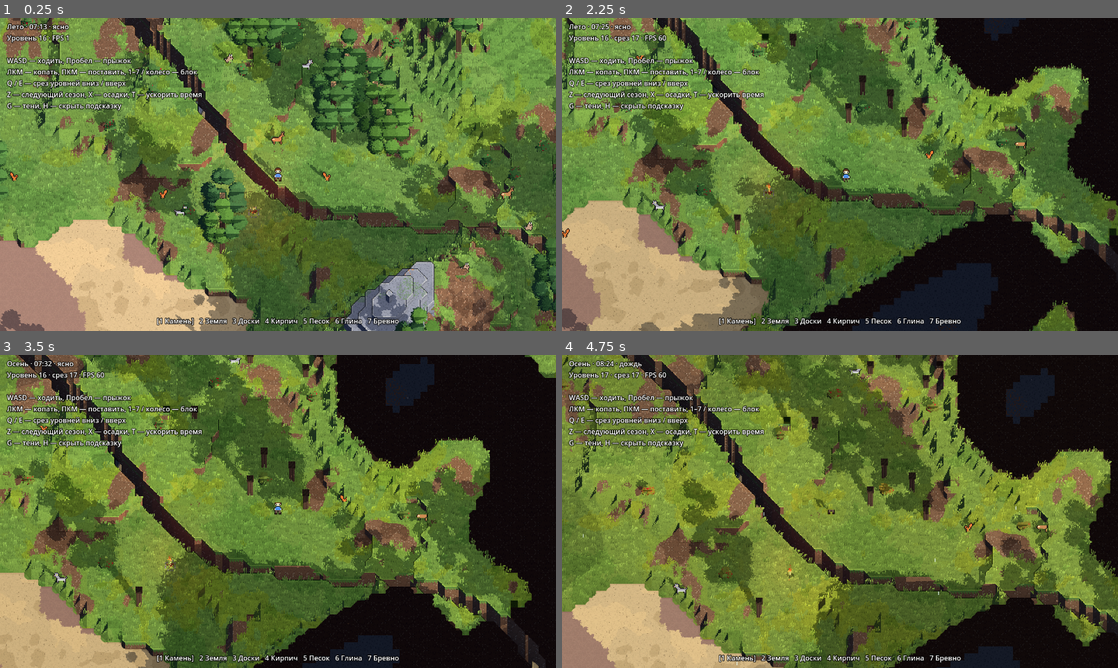
Above: before the commit, frames 1-4 (two rows, left to right).
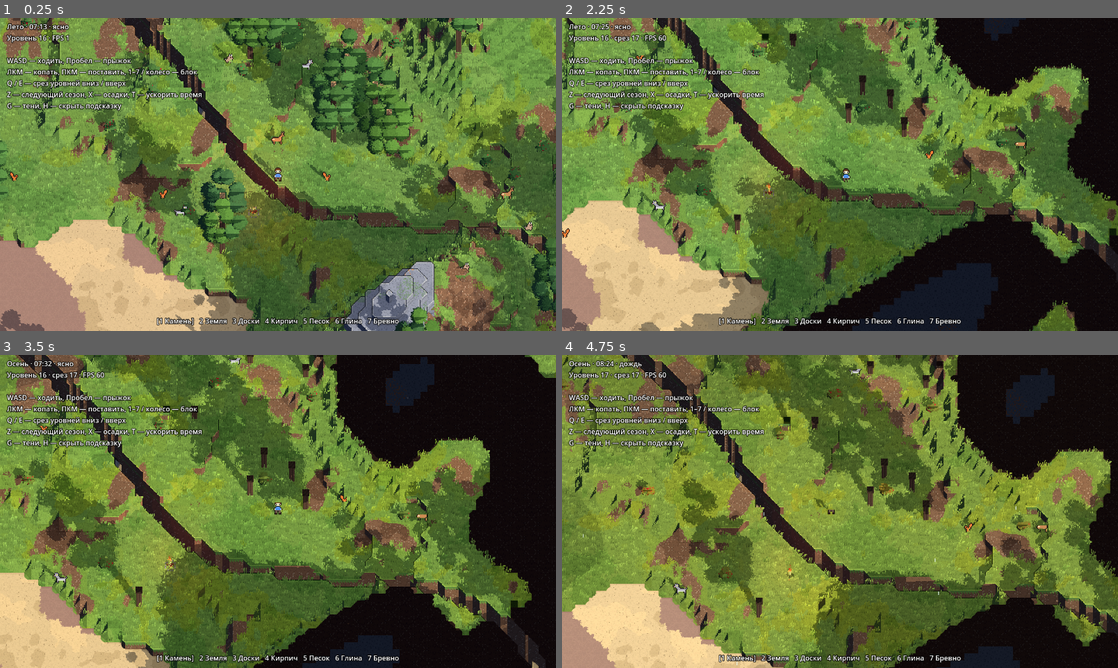
Above: after the commit, the same moments.

Repository: randomboygh/survivium
Game: Godot game, scene res://scenes/main.tscn
Same seed, same stepped clock (60 frames per second), same inputs: the game is played once before the commit and once after it.
Inputs (mouse positions are in pixels of both pictures, inside the frame that each line leads up to):
- Up to frame 1 (0.25 s): no input
- Up to frame 2 (2.25 s): tap Enter at 0.5 s; move the mouse to (962, 158) at 0.52 s; hold D 0.53-1.28 s; tap 1 at 0.6 s; click (962, 158) at 0.67 s; tap Space at 0.77, 1.52 s; move the mouse to (728, 190) at 1.27 s; hold S 1.28-2.03 s; tap Q at 1.35 s; move the mouse to (895, 105) at 2.02 s; hold D from 2.03 s (still down); tap E at 2.1 s
- Up to frame 3 (3.5 s): move the mouse to (250, 574) at 2.77 s; release D at 2.78 s; hold W from 2.78 s (still down); tap Z at 2.85 s; click (250, 574) at 2.92 s; tap Space at 3.02 s
- Up to frame 4 (4.75 s): move the mouse to (1006, 558) at 3.52 s; release W at 3.53 s; hold A from 3.53 s (still down); tap X at 3.6 s; tap Space at 3.77, 4.52 s; move the mouse to (673, 464) at 4.27 s; tap T at 4.35 s

The runs differ from the first frame. In frame 1, less than 0.1% of the frame differs, in the area x 35-37%, y 26-31%; in frame 2, 7.3%, in the area x 0-32%, y 20-100%; in frame 3, 4.1%; in frame 4, 4.6%.

Commit message:
Show levels above the cut as a ghost and fade levels below
Under a roof or in a cave, what lies above the cut no longer vanishes: an
ordered 4x4 dither keeps every other texel for the four levels over the
cut, every fourth for the next four, every eighth for four more, dimmed
toward the haze, with a clear window around the player. A cave shows how
much lies above it, a room the trees around it. A cut moved by hand still
hides everything above it.

Levels below the ground the player last stood on fade one step per level
into the background outdoors and into darkness under a roof, replacing
the darkening below the cut.

tools/shot.gd gains "underground" (the deepest cave floor nearby) and
"hut" (a plank hut among trees) shots.

Co-Authored-By: Claude Opus 5.5 (1M context) <noreply@anthropic.com>
Claude-Session: https://claude.ai/code/session_017NoGdH6jXBAHVoVYhog4v3

Diff:
--- a/project.godot
+++ b/project.godot
@@ -66,6 +66,18 @@
 "type": "vec3",
 "value": Vector3(0, 0, 0)
 }
+cut_ghost={
+"type": "float",
+"value": 1.0
+}
+view_height={
+"type": "float",
+"value": 0.0
+}
+depth_haze={
+"type": "vec3",
+"value": Vector3(0, 0, 0)
+}
 leaf_amount={
 "type": "float",
 "value": 1.0
--- a/shaders/grass.gdshader
+++ b/shaders/grass.gdshader
@@ -39,6 +39,7 @@
 void fragment() {
 	vec2 cell = vec2(float(int(custom.x + 0.5)) * 8.0, 0.0);
 	vec4 m = texture(tuft_texture, (cell + UV * 8.0) / vec2(32.0, 8.0));
+	// Tufts are too small to show above the cut.
 	if (m.a < 0.5 || root.y > cut_height + 0.01 || snow_here > 0.85) {
 		discard;
 	}
@@ -52,7 +53,9 @@
 	vec3 ground = texture(terrain_atlas, (origin + vec2(t) + 0.5) / (8.0 * TEXELS)).rgb;
 	vec3 col = ground * grass_tint * grass_variation(root.xz) * mix(0.8, 1.18, m.r) * custom.y;
 	col *= 1.0 - 0.3 * wetness * (1.0 - 0.7 * warm_spot(root, custom.z));
-	ALBEDO = col * cut_shade(root.y);
+	float fade = depth_fade(root.y);
+	ALBEDO = col * (1.0 - fade);
+	EMISSION = depth_haze * fade;
 	ROUGHNESS = 1.0;
 	SPECULAR = 0.0;
 	clouds = cloud_light(root);
--- a/shaders/leaves.gdshader
+++ b/shaders/leaves.gdshader
@@ -29,10 +29,10 @@
 void fragment() {
 	float variant = mod(floor(custom.w * 4.0), 4.0);
 	vec4 m = texture(clump_texture, vec2((variant + UV.x) / 4.0, UV.y));
-	if (m.a < 0.5 || center.y > cut_height + 0.01) {
+	vec2 texel = floor(vec2(center.x, center.z - center.y) * TEXELS + UV * clump_size * TEXELS);
+	if (m.a < 0.5 || cut_dither(center.y, texel)) {
 		discard;
 	}
-	vec2 texel = floor(vec2(center.x, center.z - center.y) * TEXELS + UV * clump_size * TEXELS);
 	// Leaves fall clump by clump (the same cells as their shadow discs), and the
 	// remaining clumps thin out a little.
 	if (hash13(floor(center)) > leaf_amount || hash12(texel + custom.w * 31.0) > 0.6 + 0.4 * leaf_amount) {
@@ -66,7 +66,9 @@
 		col = vec3(0.9, 0.93, 1.0);
 	}
 	col *= 1.0 - 0.25 * wetness;
-	ALBEDO = col * cut_shade(center.y);
+	float fade = depth_fade(center.y);
+	ALBEDO = col * (1.0 - fade);
+	EMISSION = depth_haze * fade;
 	NORMAL = normalize((VIEW_MATRIX * vec4(n, 0.0)).xyz);
 	ROUGHNESS = 1.0;
 	SPECULAR = 0.0;
--- a/shaders/sprite.gdshader
+++ b/shaders/sprite.gdshader
@@ -18,10 +18,12 @@
 
 void fragment() {
 	vec4 c = texture(sprite_texture, UV);
-	if (c.a < 0.5 || world_pos.y > cut_height + 0.01) {
+	if (c.a < 0.5 || above_cut(world_pos)) {
 		discard;
 	}
-	ALBEDO = c.rgb * cut_shade(world_pos.y);
+	float fade = depth_fade(world_pos.y);
+	ALBEDO = c.rgb * (1.0 - fade);
+	EMISSION = depth_haze * fade;
 	// Lit as if facing up and toward the viewer, on both sides (mirrored sprites
 	// show their back face).
 	NORMAL = normalize((VIEW_MATRIX * vec4(0.0, 1.0, 0.6, 0.0)).xyz);
--- a/shaders/water.gdshader
+++ b/shaders/water.gdshader
@@ -27,7 +27,7 @@
 }
 
 void fragment() {
-	if (world_pos.y > cut_height + 0.01) {
+	if (above_cut(world_pos)) {
 		discard;
 	}
 	vec2 tex = floor(world_pos.xz * TEXELS);
@@ -95,7 +95,9 @@
 		}
 	}
 	col = mix(col, vec3(0.74, 0.85, 0.92) + 0.06 * hash12(tex), ice_amount);
-	ALBEDO = col * cut_shade(world_pos.y);
+	float fade = depth_fade(world_pos.y);
+	ALBEDO = col * (1.0 - fade);
+	EMISSION = depth_haze * fade;
 	ALPHA = mix(alpha, 1.0, ice_amount);
 	ROUGHNESS = 1.0;
 	SPECULAR = 0.0;
--- a/shaders/world.gdshader
+++ b/shaders/world.gdshader
@@ -90,7 +90,7 @@
 
 void fragment() {
 	// Cut levels still cast their shadows, so caves and rooms stay in the dark.
-	if (world_pos.y > cut_height + 0.01 && !IN_SHADOW_PASS) {
+	if (!IN_SHADOW_PASS && above_cut(world_pos)) {
 		discard;
 	}
 	int a = int(packed.x + 0.5);
@@ -207,8 +207,9 @@
 	}
 	float wet = wetness * (1.0 - snow) * (1.0 - 0.7 * warm);
 	col *= 1.0 - 0.3 * wet;
-	col *= cut_shade(world_pos.y);
-	ALBEDO = col;
+	float fade = depth_fade(world_pos.y);
+	ALBEDO = col * (1.0 - fade);
+	EMISSION = depth_haze * fade;
 	// Walls get less sky light than tops.
 	AO = ao * (top ? 1.0 : 0.8);
 	AO_LIGHT_AFFECT = 0.6;
--- a/src/client/creatures.gd
+++ b/src/client/creatures.gd
@@ -31,7 +31,6 @@
 var world
 var player: Node3D
 var daylight := 1.0
-var cut_height := 1000.0
 var creatures: Array[Creature] = []
 var rng := RandomNumberGenerator.new()
 ## kind -> [mesh, material]
@@ -82,7 +81,6 @@
 			_decide(c, spec)
 		_move(c, spec, delta)
 		c.sprite.position = PixelView.snap(c.pos)
-		c.sprite.visible = c.pos.y <= cut_height
 
 
 func _decide(c: Creature, spec: Dictionary) -> void:
--- a/src/client/main.gd
+++ b/src/client/main.gd
@@ -665,7 +665,7 @@
 func _apply_cut() -> void:
 	var h := 1000.0 if cut_level >= world.size_y else (cut_level + 1) * CELL
 	RenderingServer.global_shader_parameter_set("cut_height", h)
-	creatures.cut_height = h
+	RenderingServer.global_shader_parameter_set("cut_ghost", 1.0 if manual_level < 0 else 0.0)
 	cap_node.mesh = ChunkMesher.build_cap(world, cut_level) if cut_level < world.size_y - 1 else null
 
 
@@ -695,6 +695,10 @@
 	env.ambient_light_color = Color(0.55, 0.62, 0.78).lerp(Color(0.6, 0.5, 0.6), golden).lerp(Color(0.16, 0.2, 0.36), night)
 	env.ambient_light_energy = lerpf(0.45, 0.9, night)
 	env.background_color = Color(0.2, 0.32, 0.38).lerp(Color(0.04, 0.06, 0.12), night)
+	# Levels far below the player fade into the background outdoors and into darkness
+	# under a roof (see depth_fade in common.gdshaderinc).
+	var haze := (Color(0.02, 0.02, 0.03) if cut_level < world.size_y else env.background_color).srgb_to_linear()
+	RenderingServer.global_shader_parameter_set("depth_haze", Vector3(haze.r, haze.g, haze.b))
 	creatures.daylight = daylight
 	if player != null:
 		player.torch.light_energy = 1.1 if indoor else 1.1 * clampf(night * 2.5 - 1.5, 0.0, 1.0)
@@ -785,6 +789,8 @@
 	container.position = container.position.round()
 	player.place_sprite()
 	RenderingServer.global_shader_parameter_set("player_pos", player.position)
+	if player.on_ground:
+		RenderingServer.global_shader_parameter_set("view_height", player.level() * CELL)
 
 
 func _read_move() -> Vector2:
--- a/tools/shot.gd
+++ b/tools/shot.gd
@@ -19,6 +19,8 @@
 	"autumn": {"time": 0.42, "season": 2},
 	"winter": {"time": 0.45, "season": 3, "rain": true},
 	"cave": {"time": 0.45, "season": 1, "cut": -4},
+	"underground": {"time": 0.45, "season": 1, "underground": true},
+	"hut": {"time": 0.42, "season": 1, "hut": true},
 	"shore": {"time": 0.4, "season": 1, "shore": true},
 	"slopes": {"time": 0.42, "season": 1, "slopes": true},
 	"corners": {"time": 0.42, "season": 1, "corners": true},
@@ -61,6 +63,10 @@
 			main.player.position = _shore(main.world, main.player.position)
 		if shot.get("slopes", false):
 			main.player.position = _hills(main.world, main.player.position)
+		if shot.get("hut", false):
+			main.player.position = _hut(main.world, main.player.position)
+		if shot.get("underground", false):
+			main.player.position = _cave(main.world, main.player.position)
 		if shot.get("corners", false):
 			main.player.position = _corners(main.world, main.player.position)
 		if shot.get("lab", false):
@@ -143,6 +149,74 @@
 				best_n = n
 				best = Vector3(x + 0.5, y, z + 0.5)
 	return best * CELL
+
+
+## The cave floor near `at` deepest under the ground, with room to stand around it.
+func _cave(w, at: Vector3) -> Vector3:
+	var from := at / CELL
+	var best := from
+	var best_depth := 0
+	for z in range(int(from.z) - 80, int(from.z) + 81, 2):
+		for x in range(int(from.x) - 80, int(from.x) + 81, 2):
+			var top: int = w.surface_y(x, z)
+			for y in range(1, top - 6):
+				if w.get_cell(x, y, z) != Mat.AIR or w.get_cell(x, y + 1, z) != Mat.AIR \
+						or w.get_cell(x, y - 1, z) == Mat.AIR or w.get_cell(x, y - 1, z) == Mat.WATER:
+					continue
+				var room := 0
+				for dz in range(-3, 4):
+					for dx in range(-3, 4):
+						if w.get_cell(x + dx, y, z + dz) == Mat.AIR and w.get_cell(x + dx, y + 1, z + dz) == Mat.AIR:
+							room += 1
+				if room >= 30 and top - y > best_depth:
+					best_depth = top - y
+					best = Vector3(x + 0.5, y, z + 0.5)
+	return best * CELL
+
+
+## Builds a plank hut on flat grass near `at` with the most trees around and puts the
+## player in it, so the cut under its roof shows the walls and crowns above as ghosts.
+func _hut(w, at: Vector3) -> Vector3:
+	var from := at / CELL
+	var best := Vector3i(from.floor())
+	var best_n := -1
+	for z in range(int(from.z) - 60, int(from.z) + 61, 4):
+		for x in range(int(from.x) - 60, int(from.x) + 61, 4):
+			var y: int = w.surface_y(x, z)
+			if y <= w.sea_level or y + 8 >= w.size_y:
+				continue
+			var flat := true
+			for dz in range(-4, 4):
+				for dx in range(-4, 4):
+					if w.surface_y(x + dx, z + dz) != y or w.get_cell(x + dx, y - 1, z + dz) != Mat.GRASS:
+						flat = false
+			if not flat:
+				continue
+			var n := 0
+			for dz in range(-14, 15, 2):
+				for dx in range(-20, 21, 2):
+					for dy in range(4, 16, 2):
+						if w.get_cell(x + dx, y + dy, z + dz) == Mat.LEAVES:
+							n += 1
+			if n > best_n:
+				best_n = n
+				best = Vector3i(x, y, z)
+	for dz in range(-4, 4):
+		for dx in range(-4, 4):
+			var wall := dx == -4 or dx == 3 or dz == -4 or dz == 3
+			var door := dz == 3 and (dx == -1 or dx == 0)
+			for dy in 5:
+				var m := Mat.PLANKS if dy == 4 or wall and not (door and dy < 2) else Mat.AIR
+				w.set_cell(best.x + dx, best.y + dy, best.z + dz, m)
+	# Bushes inside would hide the player.
+	for c: Vector3i in main.bush_cells.duplicate():
+		if absi(c.x - best.x) <= 5 and absi(c.z - best.z) <= 5:
+			main.bush_cells.erase(c)
+	main._refresh_bushes()
+	for dz in range(-8, 9, 8):
+		for dx in range(-8, 9, 8):
+			main._on_cell_changed(best + Vector3i(dx, 0, dz))
+	return (Vector3(best) + Vector3(0.5, 0.0, 0.5)) * CELL
 
 
 ## Replaces the ground around cell `at` with test shapes for corners: a diagonal creek,
Not shown, changed: shaders/common.gdshaderinc
